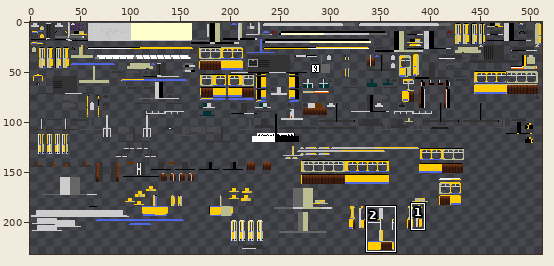
Sprite sheet: src/main/resources/assets/tc/textures/trains/Duewag_GT6ER_LightBlue.png. The first picture is a wide view before the edit; the outline marks the close-up.
Close-up. Before:
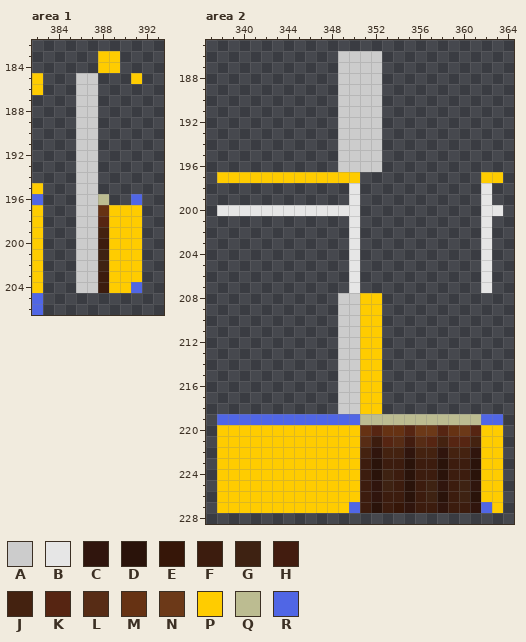
The file is 512x256 pixels. Colours within 5 levels of each other are drawn and written as one. Shown: area 1: x 382..393, y 182..206; area 2: x 337..364, y 185..228. The wide view leaves out empty margins. The commit also changed other parts of the picture, which this record leaves out.
Palette (. is transparent): A #cccccc  B #e6e6e6  C #30150d  D #2a130a  E #361608  F #3c1c0e  G #3e2212  H #421c0f  J #442210  K #562512  L #572c15  M #663213  N #6c3918  P #ffcc00  Q #bcbc91  R #5066e5
And afterwards:
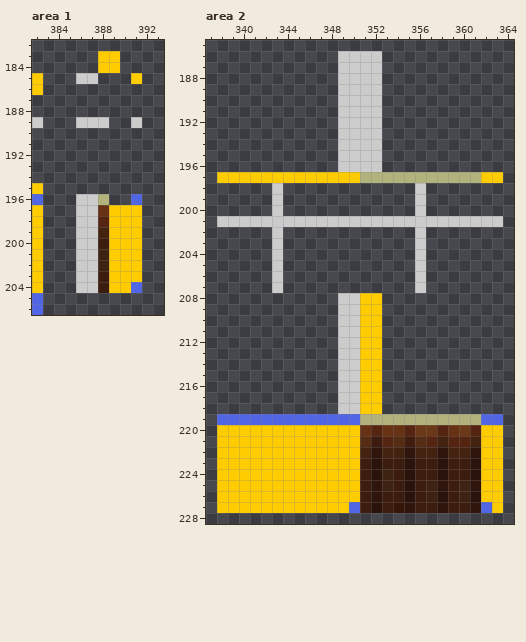
Changes in this commit:
Colour Q changes from #bcbc91 to #b2b27c.
Area 1:
The edit adds colour A in row 189 at x 382, 388 and 391.
Colour A is removed in rows 186 to 188 at x 386 to 387; in rows 190 to 195 at x 386 to 387.
Area 2:
The edit adds colour A in rows 198 to 199 at x 343 and 356; in row 200 at x 356; in row 201 at x 338 to 349, 351 to 361 and 363; in rows 202 to 207 at x 343 and 356.
Colour B gives way to colour A in row 200 at x 343; in row 201 at x 350 and 362.
The edit adds colour Q in row 197 at x 351 to 361.
Colour B is removed in rows 198 to 199 at x 350 and 362; in row 200 at x 338 to 342, 344 to 350 and 362 to 363; in rows 202 to 207 at x 350 and 362.
Pixel boxes of the changes (left, top, right, bottom) in both close-ups:
changed: (32, 84, 142, 205)
changed: (217, 172, 503, 293)
changed: (360, 414, 481, 425)
